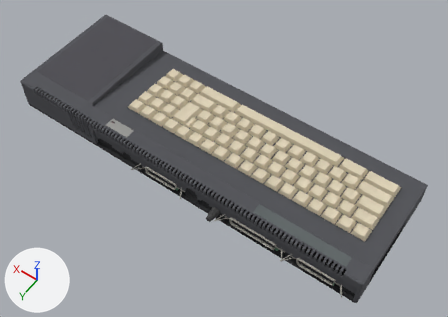
Two versions of the glTF model src/assets/models/cpc6128.glb, one commit apart.
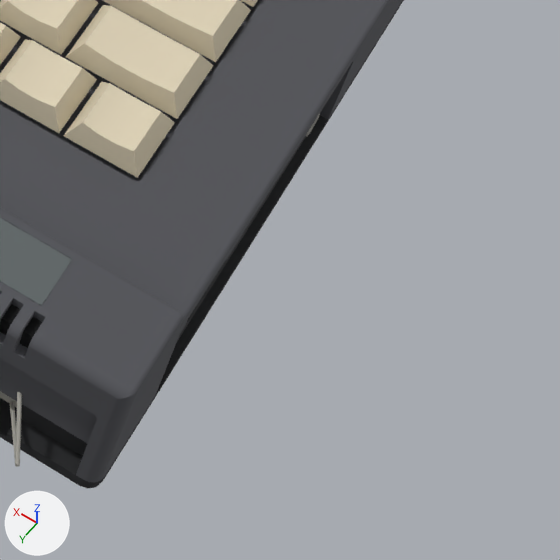
Each version appears first whole from a 50 mm lens placed at (-0.307, 0.406, 0.633), pointed at (-0.027, 0.014, 0.017), and next in a close-up on the part from 75% to 100% of the width and 65% to 100% of the height. The lights are fixed; the arrows at lower left show +X, +Y and +Z. The first two pictures are the older version. Where no turn or scale is listed for an object, it has been applied to the vertices.

In view in the first close-up: 'cabinet-bottom', 'cabinet-top', 'keycaps-1.001', 'keycaps-1.002', 'keycaps-1.019', 'keycaps-1½.001', 'keycaps-1¾.001', 'nameplate', 'rear-lettering' and 7 more.
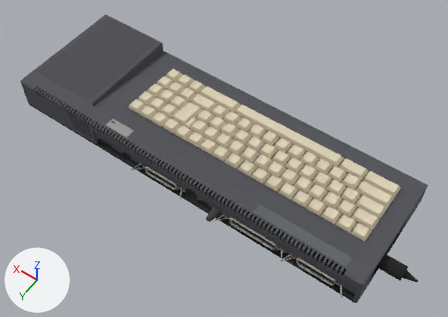
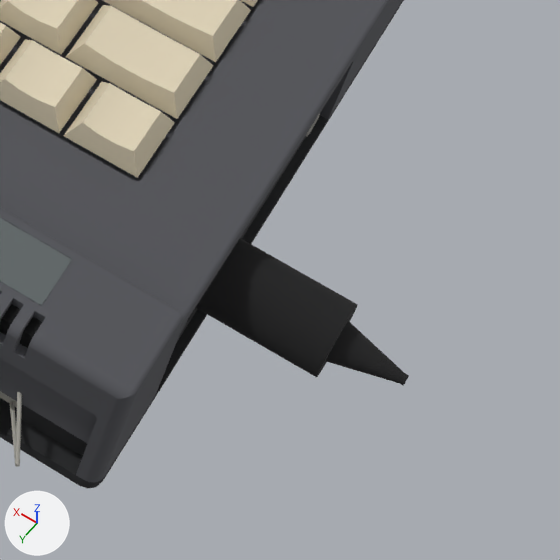
What changed in the scene script:
```text
Add mat_cl1_cable:
    mat_cl1_cable = principled_material('cl1-cable')
    mat_cl1_cable.base_color = (0.0116, 0.0116, 0.0123)  # black #1c1c1d
    mat_cl1_cable.roughness = 1.0
Add me_cl1_anchor_cable:
    me_cl1_anchor_cable.from_pydata(...)  # a 13-sided cylinder along x spanning x -0.046..-0.044, y -0.00124..0.00124, z -0.00121..0.00125
    me_cl1_anchor_cable.materials.append(mat_cl1_cable)  # black #1c1c1d
Add me_cl1_anchor_plug:
    me_cl1_anchor_plug.from_pydata(...)  # 96 vertices, 188 faces; spans x -0.045..0.0, y -0.009..0.009, z -0.0089..0.009
    me_cl1_anchor_plug.materials.append(mat_cl1_cable)  # black #1c1c1d
Add ob_cl1_anchor_cable:
    ob_cl1_anchor_cable = bpy.data.objects.new('cl1-anchor-cable', me_cl1_anchor_cable)
    ob_cl1_anchor_cable.location = (-0.252, 0.0327, 0.0213)
Add ob_cl1_anchor_plug:
    ob_cl1_anchor_plug = bpy.data.objects.new('cl1-anchor-plug', me_cl1_anchor_plug)
    ob_cl1_anchor_plug.location = (-0.252, 0.0327, 0.0213)
```

Boxes [x1, y1, x2, y2] around the edits, measured in the close-ups (560 x 560 px):
'cl1-anchor-plug', added (black): after [195, 238, 404, 383]
'cl1-anchor-cable', added: after [399, 373, 409, 386]
